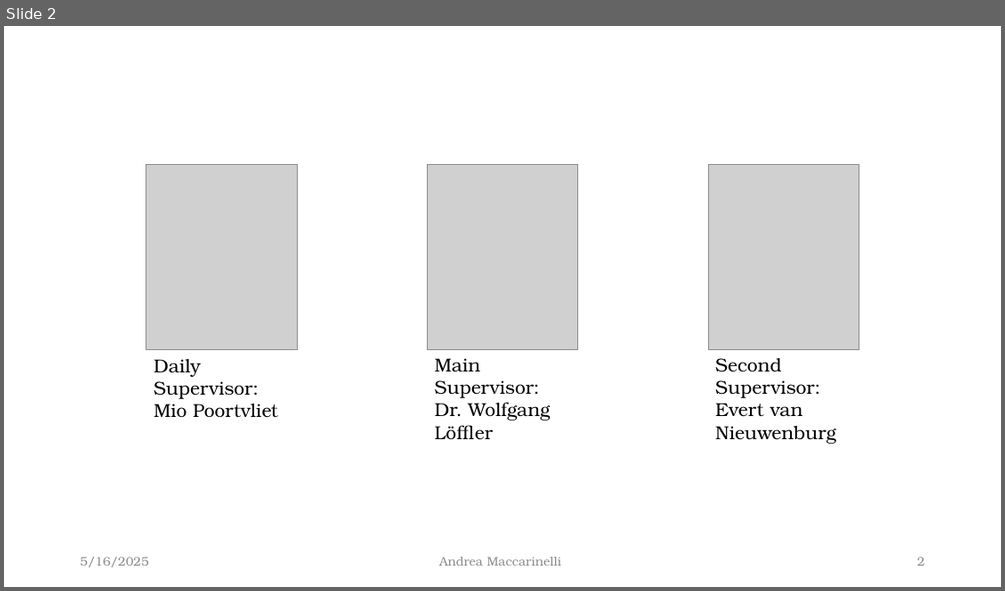
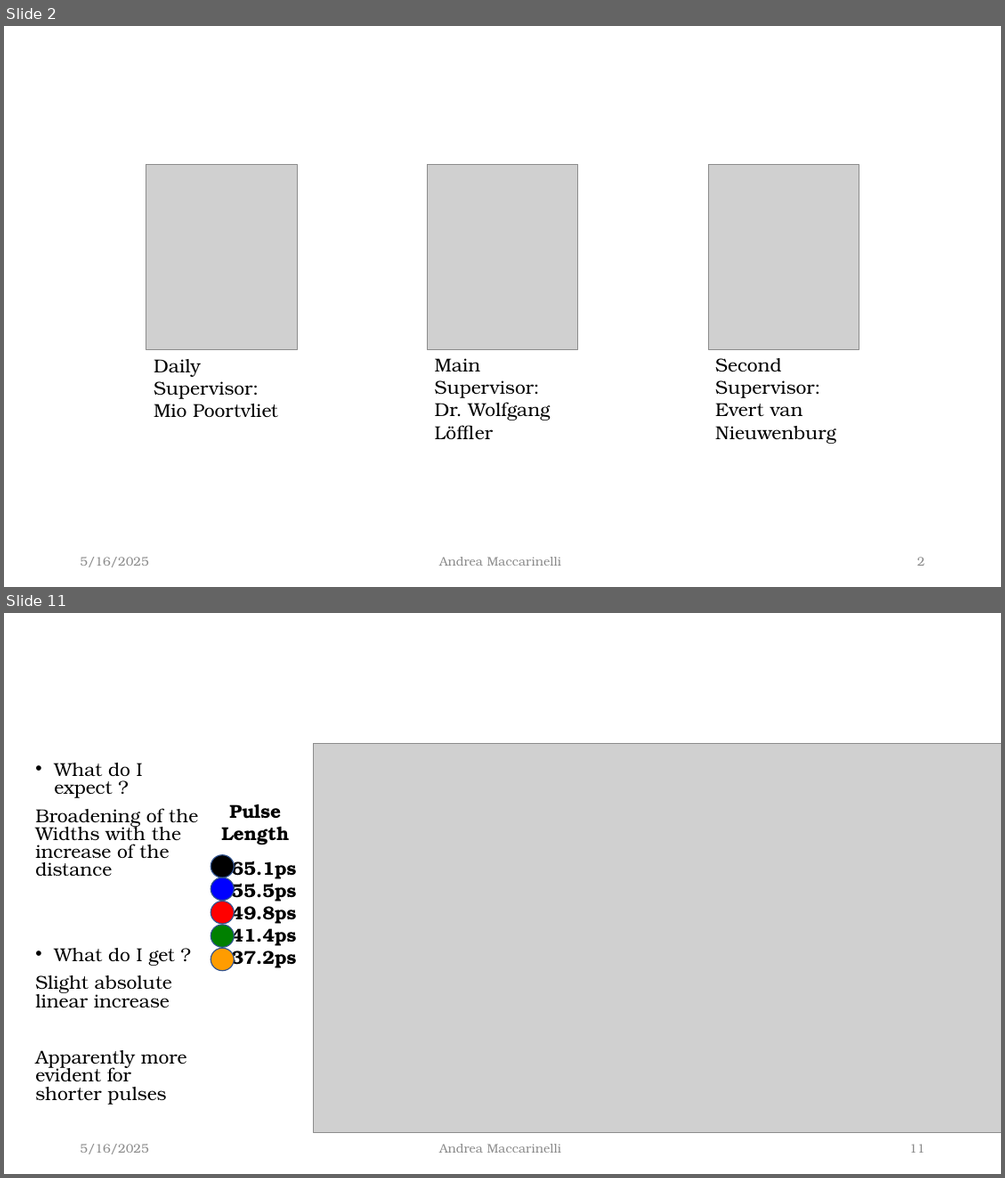
Before and after one commit to McMysterio23/MSc-Project, a slide deck: Midterm_Presentation/The effect of temporal jitter on single photon.pptx. Shown one above the other, each under a label of ours: slide 2 before the commit, slides 2 and 11 after it; the slides between them are not shown. The pictures are 1005x591 and 1005x1178 pixels, drawn with LibreOffice and Linux fonts; fonts in the diff are those of the drawing; grey boxes stand for pictures. Boxes give left, top, right and bottom in pixels: in the first picture for what was removed or moved away, otherwise in the second. Text is boxed around its words. In the diff, an @@ line names an element or a change of style, - is before the commit and + after.

```diff
--- a/Midterm_Presentation/The effect of temporal jitter on single photon.pptx
+++ b/Midterm_Presentation/The effect of temporal jitter on single photon.pptx
@@ slide 11 added at (x1=4, y1=613, x2=1001, y2=1174), background #FFFFFF @@
@@ picture added at (x1=314, y1=743, x2=1001, y2=1133) @@
@@ text added at (x1=35, y1=763, x2=198, y2=1104), 18 pt, text #000000 @@
+• What do I expect ?
+Broadening of the Widths with the increase of the distance
+• What do I get ?
+Slight absolute linear increase
+Apparently more evident for shorter pulses
@@ group added at (x1=207, y1=798, x2=304, y2=989): 5 ellipses, 2 rectangles @@
+65.1ps
+55.5ps
+49.8ps
+41.4ps
+37.2ps
+Pulse Length
@@ text added at (x1=80, y1=1143, x2=148, y2=1154), 12 pt, text #8C8C8C @@
+5/16/2025
@@ text added at (x1=439, y1=1143, x2=561, y2=1152), 12 pt, text #8C8C8C @@
+Andrea Maccarinelli
@@ page number added at (x1=909, y1=1143, x2=924, y2=1152), 12 pt, text #8C8C8C @@
+11
```
Also in this commit, not shown: 6 slides changed, 7 other slides added, 2 other files.
